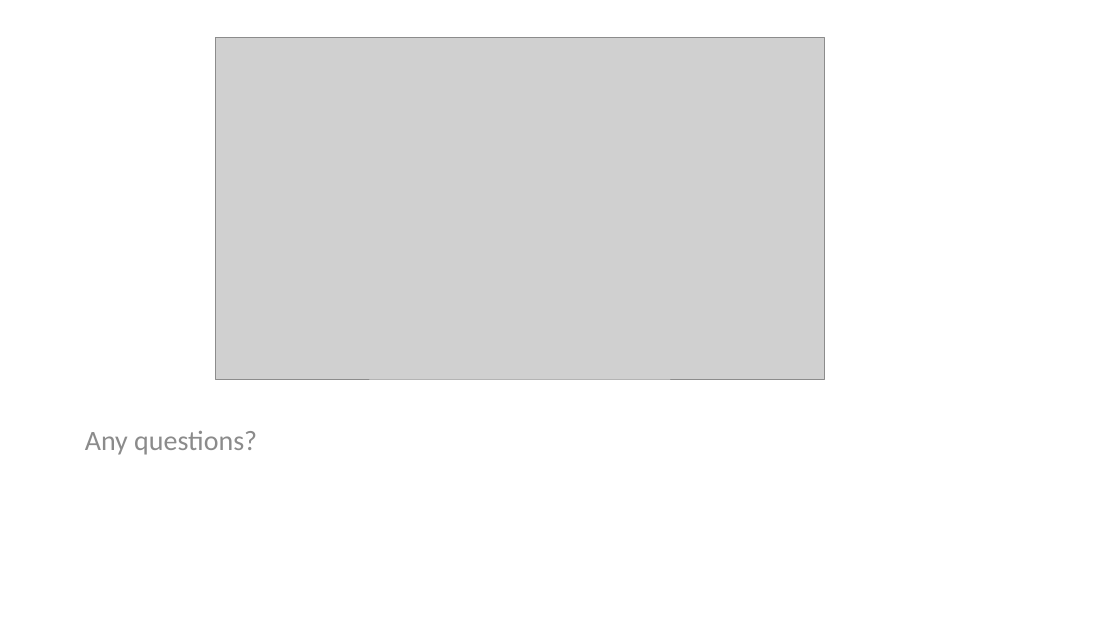
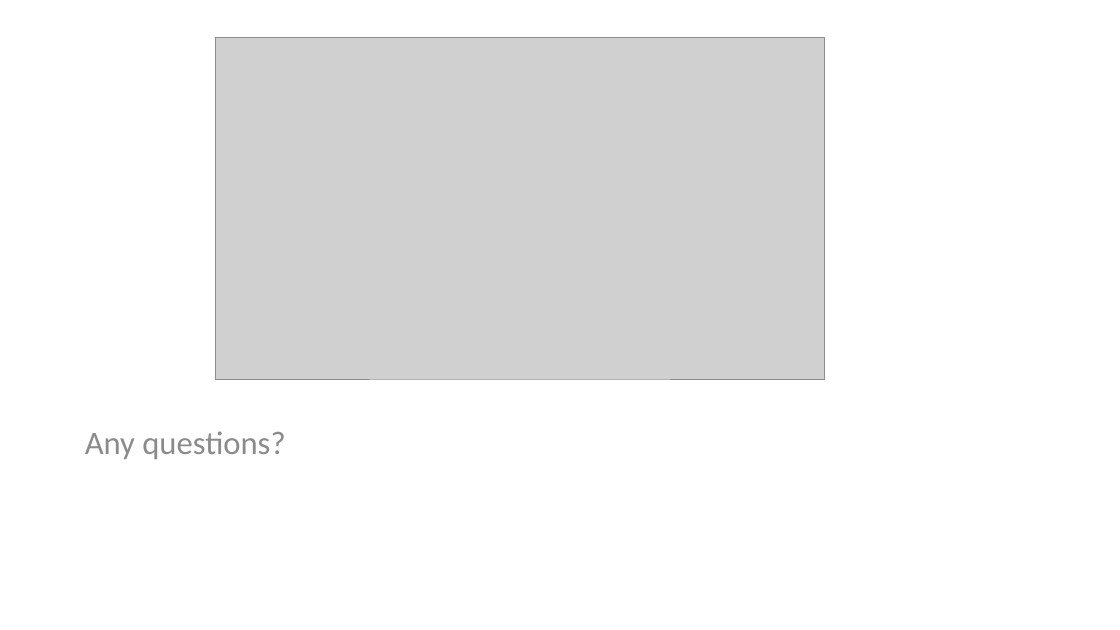
Before and after one commit to J-Damhuis/Cooperation, a slide deck: slide 13 of Presentations/Presentation_18-01-2019.pptx (slide 8 before the commit). Drawn at 1120x630 pixels with LibreOffice and Linux fonts; fonts in the diff are those of the drawing; grey boxes stand for pictures. Boxes give left, top, right and bottom in pixels: in the first picture for what was removed or moved away, otherwise in the second. Text is boxed around its words. In the diff, an @@ line names an element or a change of style, - is before the commit and + after.

```diff
--- a/Presentations/Presentation_18-01-2019.pptx
+++ b/Presentations/Presentation_18-01-2019.pptx
@@ text "Any questions?" at bbox=[85, 431, 285, 459]: size 24 to 28 pt @@
```
Also in this commit, not shown: 3 other slides changed, 5 slides added, 5 other files.
